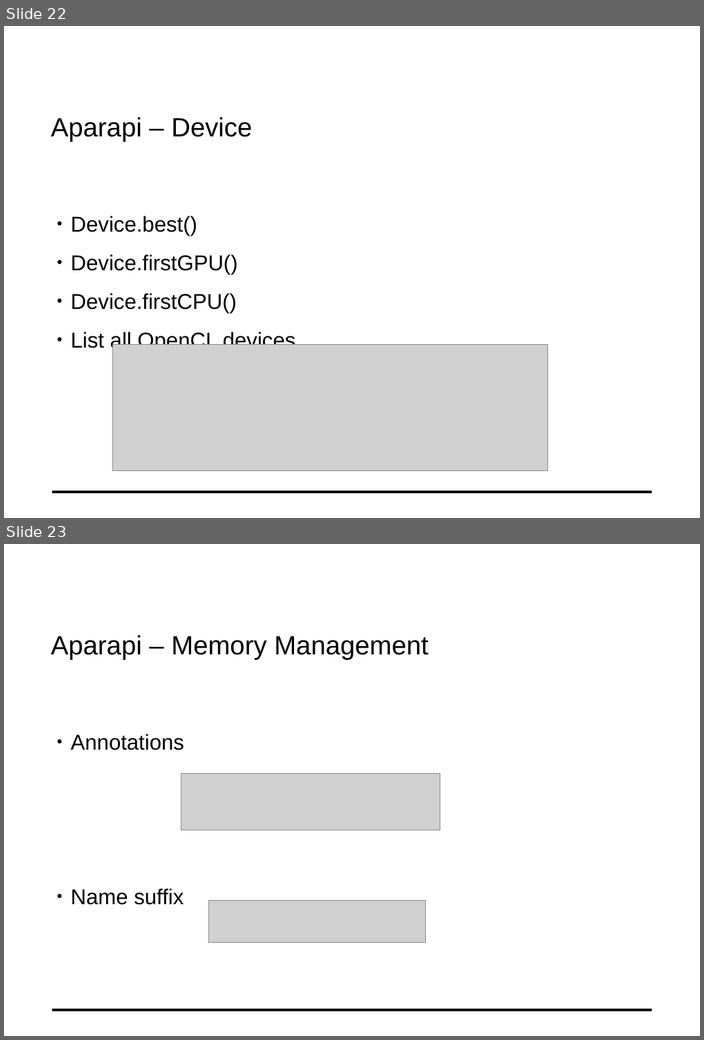
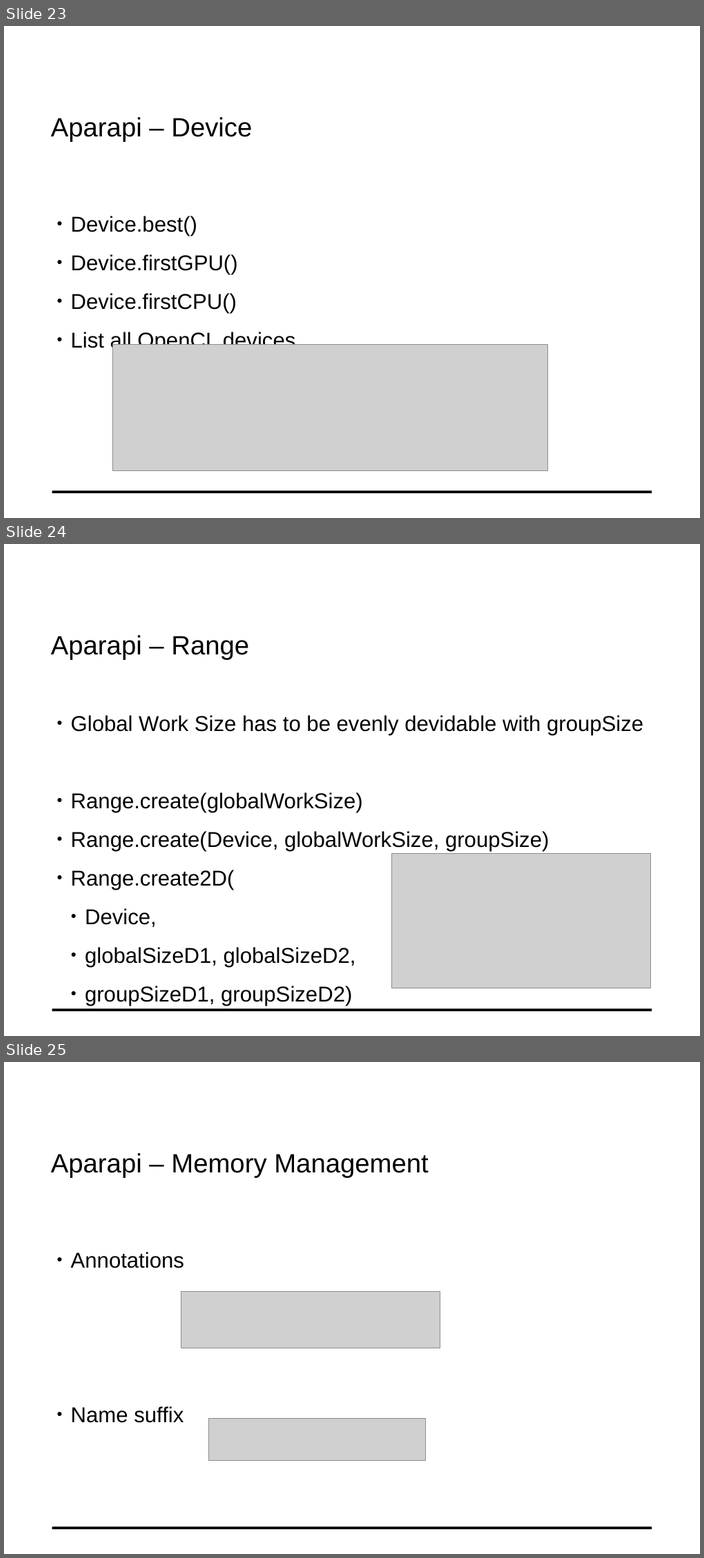
Before and after one commit to fluescher/conpr-opencl-lecture, a slide deck: docs/SL_OpenCL.odp. Shown one above the other, each under a label of ours: slides 22 and 23 before the commit, slides 23, 24 and 25 after it. The pictures are 704x1040 and 704x1558 pixels, drawn with LibreOffice and Linux fonts; fonts in the diff are those of the drawing; grey boxes stand for pictures; background and template pictures are left out. Boxes give left, top, right and bottom in pixels: in the first picture for what was removed or moved away, otherwise in the second. Text is boxed around its words. In the diff, an @@ line names an element or a change of style, - is before the commit and + after.

Commit message:
Change slides

```diff
--- a/docs/SL_OpenCL.odp
+++ b/docs/SL_OpenCL.odp
@@ slide 24 added at (4, 544, 700, 1036), background #FFFFFF; not listed: 1 template element that a slide beside it also shows @@
@@ text added at (51, 635, 249, 660), 32 pt, text #000000 @@
+Aparapi – Range
@@ text added at (71, 715, 643, 1006), 26 pt, text #000000 @@
+● Global Work Size has to be evenly devidable with groupSize
+● Range.create(globalWorkSize)
+● Range.create(Device, globalWorkSize, groupSize)
+● Range.create2D(
+  ● Device,
+  ● globalSizeD1, globalSizeD2,
+  ● groupSizeD1, groupSizeD2)
@@ picture added at (392, 853, 651, 988) @@
@@ what was slide 22 is now slide 23 @@
@@ what was slide 23 is now slide 25 @@
```
Also in this commit, not shown: 1 other slide added, 2 other files.
